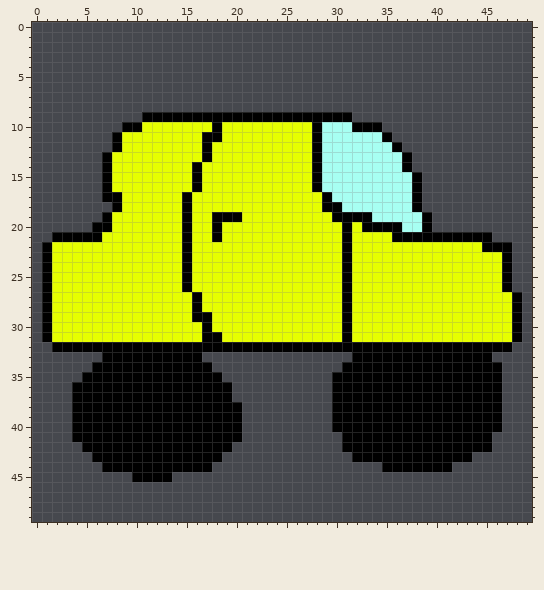
Pixel-art sprite, stored at src/images/car.png. Above: the version before the commit.
The file is 50x50 pixels. Pixels under 10% opacity are left out. Colours within 5 levels of each other are drawn and written as one.
The same view after the edit:
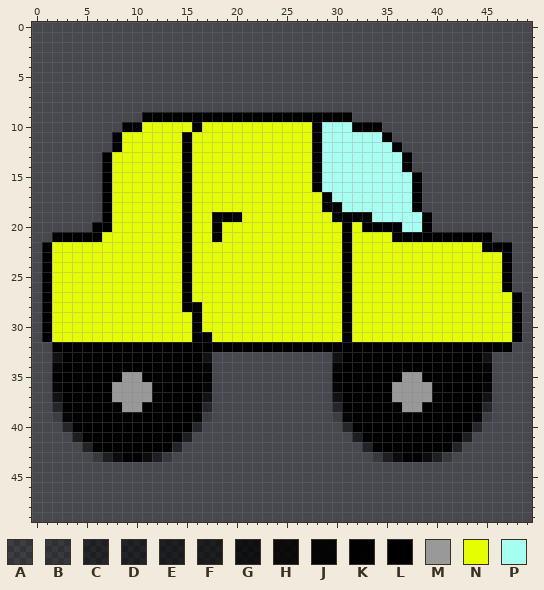
Palette (. is transparent): A #00000022  B #00000035  C #0000007a  D #00000084  E #00000090  F #00000096  G #000000c1  H #000000d3  J #000000ee  K #000000f9  L #000000  M #999999  N #e6ff00  P #a7fff2
The edit:
@@ x 5..20 @@
  9 ......LLLLLLLLLL
-10 ....LLNNNNNNNLNN
-11 ...LNNNNNNNNLLNN
-12 ...LNNNNNNNNLNNN
-13 ..LNNNNNNNNNLNNN
-14 ..LNNNNNNNNLNNNN
-15 ..LNNNNNNNNLNNNN
-16 ..LNNNNNNNNLNNNN
-17 ..LLNNNNNNLNNNNN
-18 ...LNNNNNNLNNNNN
+10 ....LLNNNNNLNNNN
+11 ...LNNNNNNLNNNNN
+12 ...LNNNNNNLNNNNN
+13 ..LNNNNNNNLNNNNN
+14 ..LNNNNNNNLNNNNN
+15 ..LNNNNNNNLNNNNN
+16 ..LNNNNNNNLNNNNN
+17 ..LNNNNNNNLNNNNN
+18 ..LNNNNNNNLNNNNN
 19 ..LNNNNNNNLNNLLL
@@ x 0..49 @@
 26 .LNNNNNNNNNNNNNLNNNNNNNNNNNNNNNLNNNNNNNNNNNNNNNL..
-27 .LNNNNNNNNNNNNNNLNNNNNNNNNNNNNNLNNNNNNNNNNNNNNNNL.
-28 .LNNNNNNNNNNNNNNLNNNNNNNNNNNNNNLNNNNNNNNNNNNNNNNL.
-29 .LNNNNNNNNNNNNNNLLNNNNNNNNNNNNNLNNNNNNNNNNNNNNNNL.
-30 .LNNNNNNNNNNNNNNNLNNNNNNNNNNNNNLNNNNNNNNNNNNNNNNL.
-31 .LNNNNNNNNNNNNNNNLLNNNNNNNNNNNNLNNNNNNNNNNNNNNNNL.
+27 .LNNNNNNNNNNNNNLNNNNNNNNNNNNNNNLNNNNNNNNNNNNNNNNL.
+28 .LNNNNNNNNNNNNNLLNNNNNNNNNNNNNNLNNNNNNNNNNNNNNNNL.
+29 .LNNNNNNNNNNNNNNLNNNNNNNNNNNNNNLNNNNNNNNNNNNNNNNL.
+30 .LNNNNNNNNNNNNNNLNNNNNNNNNNNNNNLNNNNNNNNNNNNNNNNL.
+31 .LNNNNNNNNNNNNNNLLNNNNNNNNNNNNNLNNNNNNNNNNNNNNNNL.
 32 ..LLLLLLLLLLLLLLLLLLLLLLLLLLLLLLLLLLLLLLLLLLLLLL..
-33 .......LLLLLLLLLL...............LLLLLLLLLLLLLL....
-34 ......LLLLLLLLLLLL.............LLLLLLLLLLLLLLLL...
-35 .....LLLLLLLLLLLLLL...........LLLLLLLLLLLLLLLLL...
-36 ....LLLLLLLLLLLLLLLL..........LLLLLLLLLLLLLLLLL...
-37 ....LLLLLLLLLLLLLLLL..........LLLLLLLLLLLLLLLLL...
-38 ....LLLLLLLLLLLLLLLLL.........LLLLLLLLLLLLLLLLL...
-39 ....LLLLLLLLLLLLLLLLL.........LLLLLLLLLLLLLLLLL...
-40 ....LLLLLLLLLLLLLLLLL.........LLLLLLLLLLLLLLLLL...
-41 ....LLLLLLLLLLLLLLLLL..........LLLLLLLLLLLLLLL....
-42 .....LLLLLLLLLLLLLLL...........LLLLLLLLLLLLLLL....
-43 ......LLLLLLLLLLLLL.............LLLLLLLLLLLL......
-44 .......LLLLLLLLLLL.................LLLLLLL........
-45 ..........LLLL....................................
+33 ..GLLLLLLLLLLLLLLG............GLLLLLLLLLLLLLLG....
+34 ..JLLLLLLLLLLLLLLJ............JLLLLLLLLLLLLLLJ....
+35 ..LLLLLLLMMLLLLLLL............LLLLLLLMMLLLLLLL....
+36 ..JLLLLLMMMMLLLLLJ............JLLLLLMMMMLLLLLJ....
+37 ..GLLLLLMMMMLLLLLG............GLLLLLMMMMLLLLLG....
+38 ..CLLLLLLMMLLLLLLC............CLLLLLLMMLLLLLLC....
+39 ..AJLLLLLLLLLLLLJA............AJLLLLLLLLLLLLJA....
+40 ...CLLLLLLLLLLLLC..............CLLLLLLLLLLLLC.....
+41 ....FLLLLLLLLLLF................FLLLLLLLLLLF......
+42 .....DLLLLLLLLD..................DLLLLLLLLD.......
+43 ......BEHKKHEB....................BEHKKHEB........
+44 ..................................................
+45 ..................................................
 46 ..................................................
Where, in picture pixels (left, top, right, bottom), the same in both pictures:
changed: (182, 122, 222, 192)
changed: (102, 192, 122, 212)
changed: (52, 292, 242, 482)
changed: (332, 352, 502, 472)
